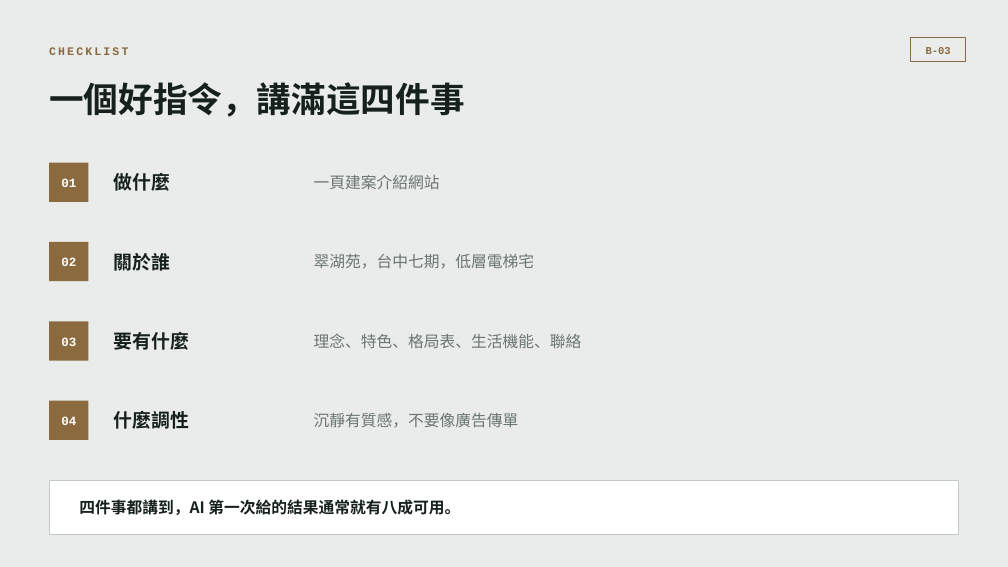
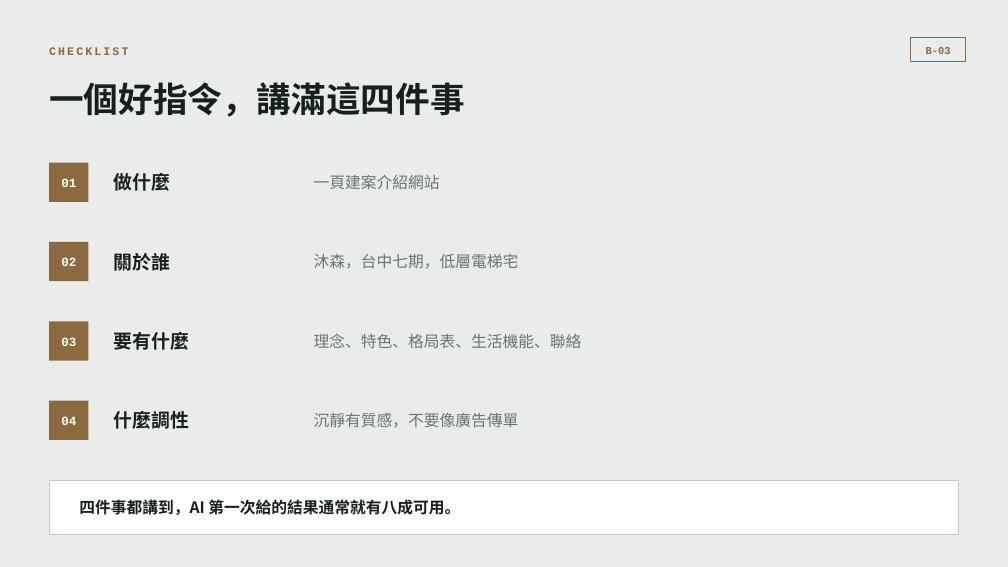
Before and after one commit to b39070566/architectureAiClass, a slide deck: slide 9 of slides/vibe-coding-workshop.pptx. Drawn at 1008x567 pixels with LibreOffice and Linux fonts; fonts in the diff are those of the drawing. Boxes give left, top, right and bottom in pixels: in the first picture for what was removed or moved away, otherwise in the second. Text is boxed around its words. In the diff, an @@ line names an element or a change of style, - is before the commit and + after.

```diff
--- a/slides/vibe-coding-workshop.pptx
+++ b/slides/vibe-coding-workshop.pptx
@@ text at box(314, 254, 519, 269): text changed @@
-翠湖苑，台中七期，低層電梯宅
+沐森，台中七期，低層電梯宅
```
Also in this commit, not shown: 6 other slides changed, 21 other files.
